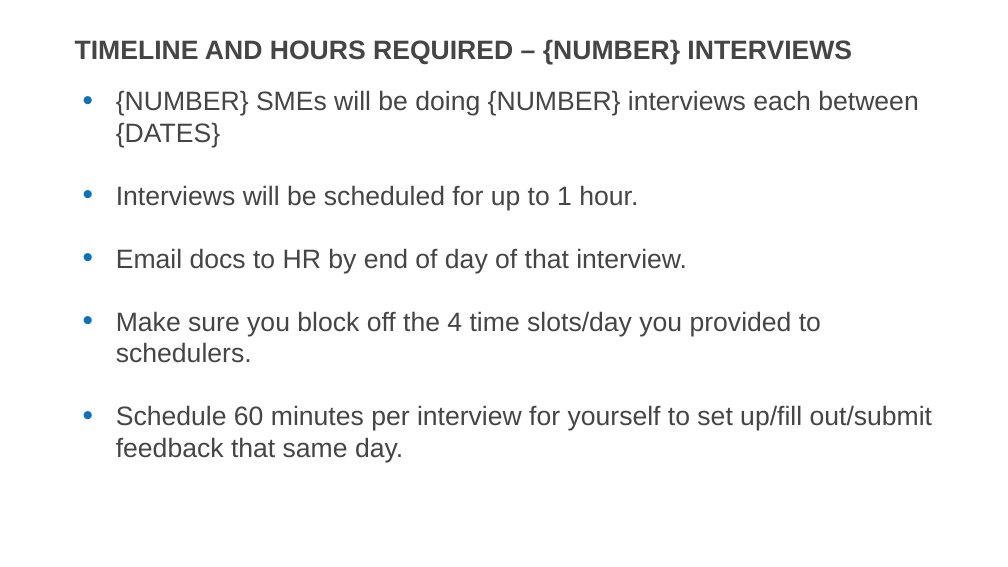
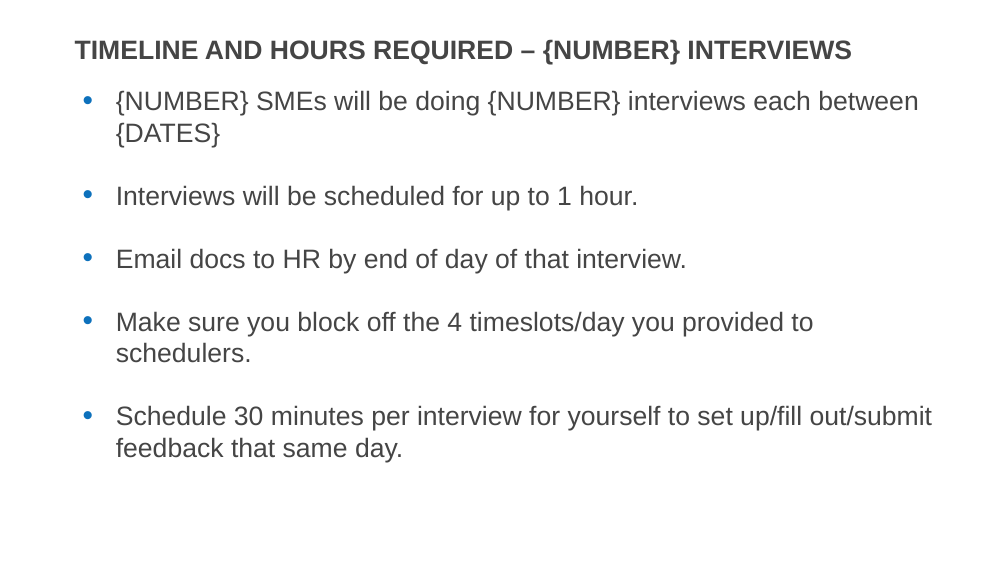
Before and after one commit to usds/SME-QA-Website, a slide deck: slide 23 of toolkit/phone-assessment-interviews/phone-interview-training-presentation.pptx (slide 24 before the commit). Drawn at 1008x567 pixels with LibreOffice and Linux fonts; fonts in the diff are those of the drawing. Boxes give left, top, right and bottom in pixels: in the first picture for what was removed or moved away, otherwise in the second. Text is boxed around its words. In the diff, an @@ line names an element or a change of style, - is before the commit and + after.

```diff
--- a/toolkit/phone-assessment-interviews/phone-interview-training-presentation.pptx
+++ b/toolkit/phone-assessment-interviews/phone-interview-training-presentation.pptx
@@ text at [116,311,933,463]: text changed @@
-• Make sure you block off the 4 time slots/day you provided to schedulers.
-• Schedule 60 minutes per interview for yourself to set up/fill out/submit feedback that same day.
+• Make sure you block off the 4 timeslots/day you provided to schedulers.
+• Schedule 30 minutes per interview for yourself to set up/fill out/submit feedback that same day.
```
Also in this commit, not shown: 12 other slides changed, 4 slides added, 6 slides removed, 3 other files.
